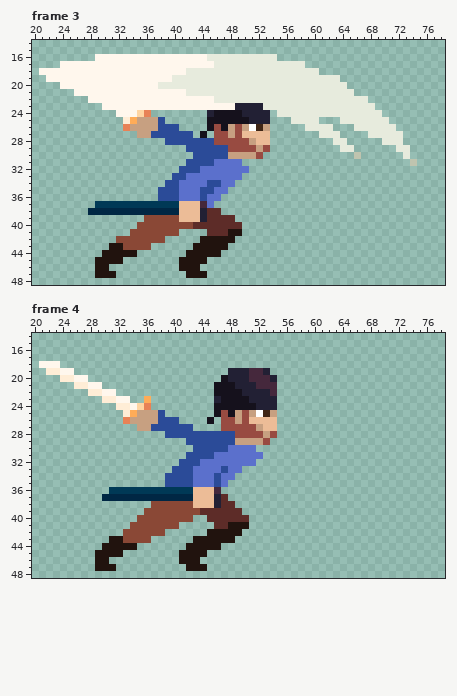
One commit to this pixel-art file: NeverShallWeDie/Assets/Sprites/Player/Katana.aseprite. Above, as it was before the edit.
80x64 pixels, 16 frames. Shown: frame 3: x 20..78, y 14..48; frame 4: x 20..78, y 14..48. The commit also changed other frames, which this record leaves out.
After:
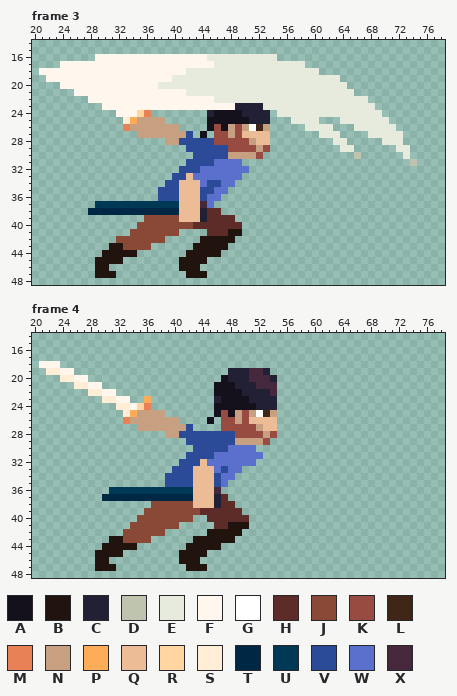
Palette (. is transparent): A #15111c  B #21130e  C #222034  D #bfc4af  E #e7ebdd  F #fff7ed  G #ffffff  H #5d2c28  J #8a4836  K #984b41  L #402616  M #e88256  N #c7a081  P #ffac58  Q #ecbc97  R #ffd5a2  S #ffedd6  T #002744  U #003956  V #2b4b98  W #5b70cc  X #45283c
Diff:
--- frame 3, layers "Front Arm", "Back Arm"
@@ x 35..43 @@
 24 RM.......
-25 NNNV.....
-26 NNNVVV...
-27 NNVVVVVV.
-28 ....VVVVV
+25 NNNN.....
+26 NNNNNN...
+27 NNNNNNNV.
+28 ....NNVVV
 29 .......VV
@@ x 39..45 @@
 32 ..VVVWW
-33 .VVWWWW
-34 VVWWWWV
-35 VVWWWVV
-36 VVWWWVW
+33 .VVQWWW
+34 VVQQQWV
+35 VVQQQVV
+36 VVQQQVW
 37 UUQQQXW
--- frame 4, layers "Front Arm", "Back Arm"
@@ x 35..43 @@
 24 RM.......
-25 NNNV.....
-26 NNNVVV...
-27 NNVVVVVV.
-28 ....VVVVV
+25 NNNN.....
+26 NNNNNN...
+27 NNNNNNNV.
+28 ....NNVVV
 29 .......VV
@@ x 41..47 @@
 31 .VVVVWW
-32 VVVWWWW
-33 VVWWWWV
-34 VVWWWVW
-35 VVWWWVW
+32 VVVQWWW
+33 VVQQQWV
+34 VVQQQVW
+35 VVQQQVW
 36 UUQQQX.
Pixel boxes of the changes (left, top, right, bottom) in both pictures:
changed: (151, 117, 186, 145)
changed: (179, 173, 200, 201)
changed: (151, 410, 186, 438)
changed: (193, 459, 214, 487)
